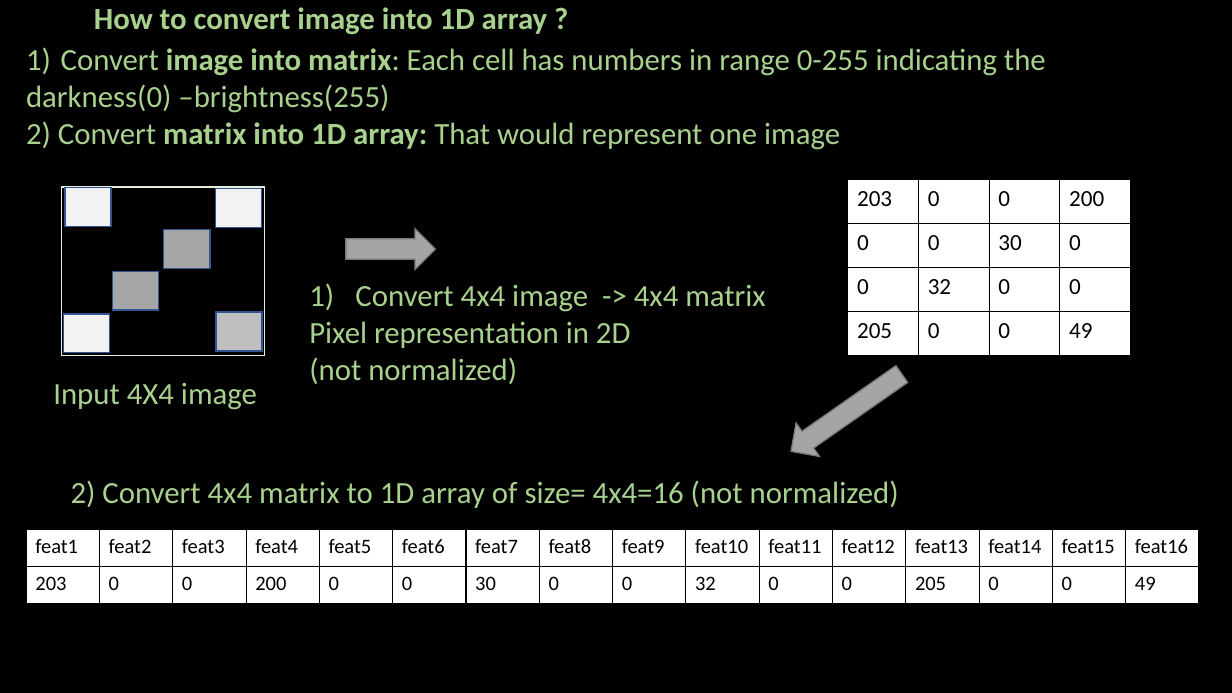
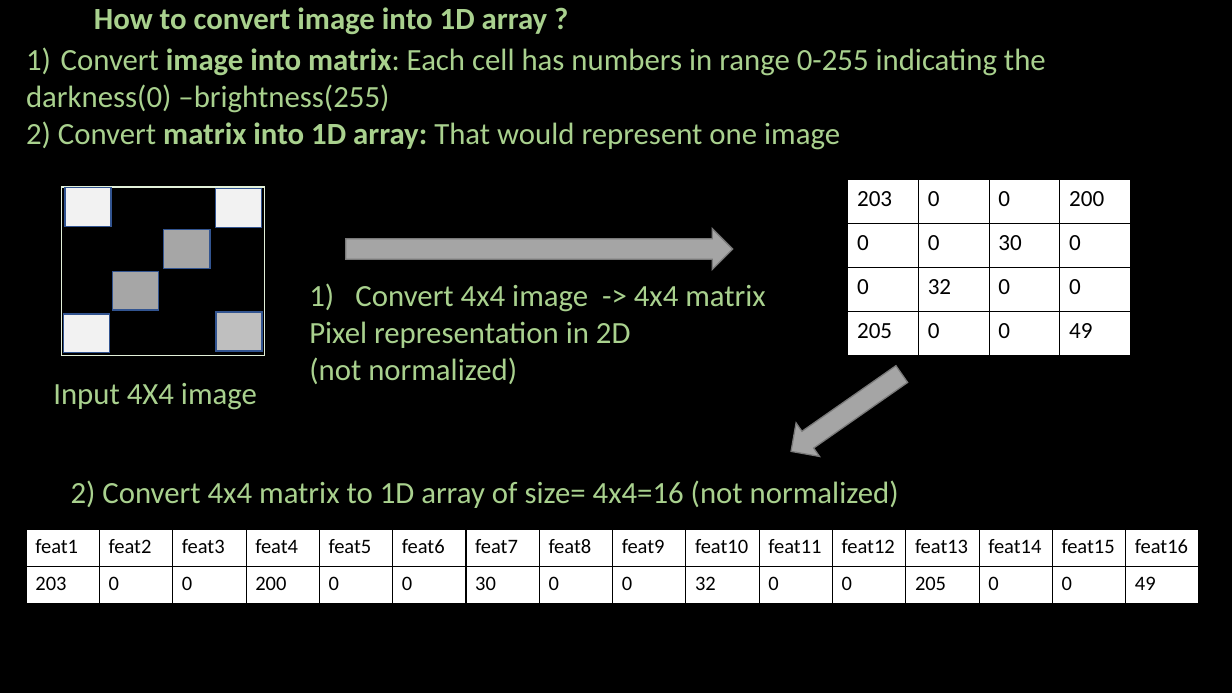
Before and after one commit to ash322ash422/youtube, a slide deck: slide 13 of deep_learning/2_CNN/CNN-1-Basics-of-image.pptx (slide 12 before the commit). Drawn at 1232x693 pixels with LibreOffice and Linux fonts; fonts in the diff are those of the drawing; background and template pictures are left out. Boxes give left, top, right and bottom in pixels: in the first picture for what was removed or moved away, otherwise in the second. Text is boxed around its words. In the diff, an @@ line names an element or a change of style, - is before the commit and + after.

```diff
--- a/deep_learning/2_CNN/CNN-1-Basics-of-image.pptx
+++ b/deep_learning/2_CNN/CNN-1-Basics-of-image.pptx
@@ right arrow: place and size @@
-right arrow at bbox=[346, 228, 435, 269]
+right arrow at bbox=[346, 228, 733, 269]
```
Also in this commit, not shown: 6 other slides changed, 2 slides added, 1 slide removed, 46 other files.
